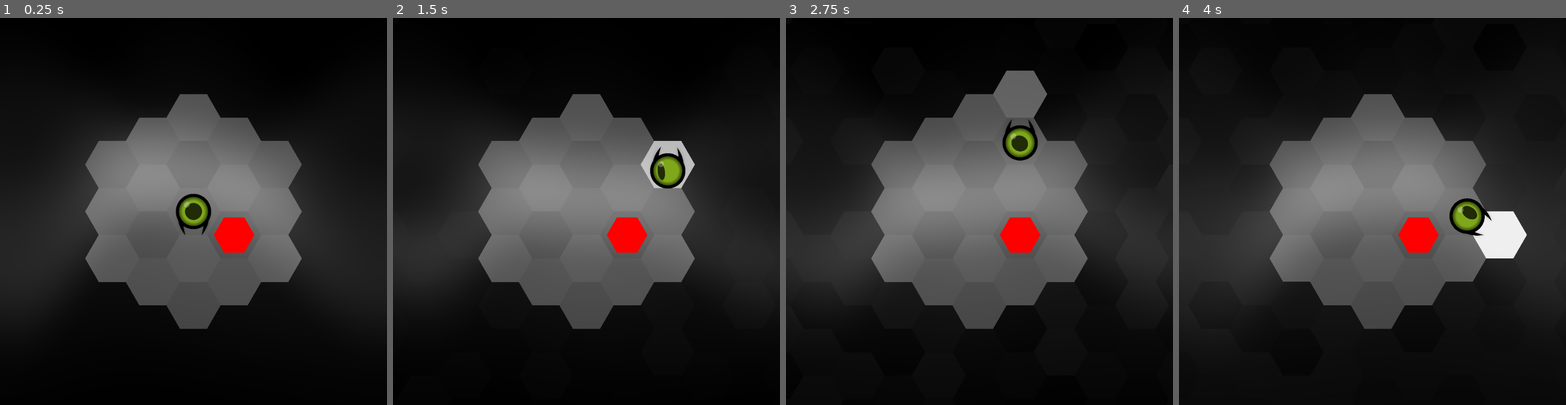
Above: before the commit, frames 1-4 (left to right).
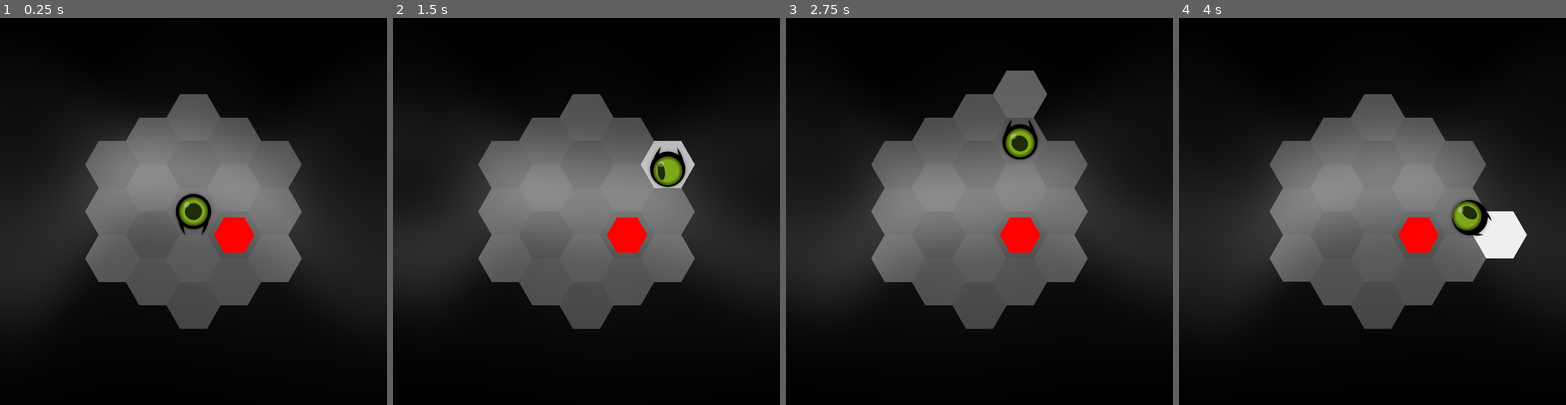
Above: after the commit, the same moments.

Repository: redpebble/sneksagon
Game: Godot game, scene res://scenes/map.tscn
Same seed, same stepped clock (60 frames per second), same inputs: the game is played once before the commit and once after it. Sound files missing from this copy of the repository are replaced by a short silence.
Inputs (mouse positions are in pixels of both pictures, inside the frame that each line leads up to):
- Up to frame 1 (0.25 s): no input
- Up to frame 2 (1.5 s): tap Enter at 0.5 s; move the mouse to (671, 192) at 0.52 s; press the mouse at (671, 192) at 0.53 s; hold D (down_right) 0.53-1.28 s; move the mouse to (509, 230) at 1.27 s; release the mouse at (509, 230) at 1.28 s; hold S (down) from 1.28 s (still down); click (509, 230) at 1.35 s
- Up to frame 3 (2.75 s): move the mouse to (1018, 126) at 2.02 s; release S (down) at 2.03 s; press the mouse at (1018, 126) at 2.03 s; hold D (down_right) from 2.03 s (still down)
- Up to frame 4 (4 s): move the mouse to (1353, 288) at 2.77 s; release D (down_right) at 2.78 s; release the mouse at (1353, 288) at 2.78 s; hold W (up) 2.78-3.53 s; click (1353, 288) at 2.85 s; move the mouse to (1488, 269) at 3.52 s; press the mouse at (1488, 269) at 3.53 s; hold A (down_left) from 3.53 s (still down)

The runs differ from the first frame. In frame 2, less than 0.1% of the frame differs, in the area x 66-76%, y 34-45%; in frame 3, less than 0.1%; in frame 4, 0.2%, in the area x 69-80%, y 46-57%.

Commit message:
Started modifier system

Diff:
--- /dev/null
+++ b/general/modifier.gd
@@ -0,0 +1,92 @@
+class_name Modifier
+extends Node2D
+
+# TRIGGER SPECIFICATIONS ------------------------------------------------------#
+
+enum LocalTriggers {
+	NONE,
+	THIS_MOVES,
+	THIS_DETACHES
+}
+const LOCAL_TRIGGER_SIGNALS = {
+	LocalTriggers.NONE : "",
+	LocalTriggers.THIS_MOVES : "moved",
+	LocalTriggers.THIS_DETACHES : "detach_started"
+}
+
+
+enum GlobalTriggers {
+	NONE,
+	ANY_DETACH
+}
+const GLOBAL_TRIGGER_SIGNALS = {
+	GlobalTriggers.NONE : "",
+	GlobalTriggers.ANY_DETACH : "snake_segment_detached"
+}
+
+
+# SETUP VARIABLES -------------------------------------------------------------#
+
+@export var mod_name : String = ""
+@export var effects : Array = []
+@export var local_trigger : LocalTriggers
+@export var global_trigger : GlobalTriggers
+@export_range(1, 3, 1, "or_greater") var proc_interval : int = 1
+@export var proc_limit : int = -1
+
+
+# INTERNAL VARIABLES ----------------------------------------------------------#
+
+var trigger_receipts : int = 0
+var proc_count : int = 0
+
+func _ready() -> void:
+	scale *= 0.6
+
+func proc_effect(global_state := false):
+	if can_proc():
+		if global_state:
+			# proc global effect
+			pass
+		else:
+			# proc local effect
+			pass
+		proc_count += 1
+		#print("proc " + mod_name + " | global: ", global_state)
+
+func _on_trigger_received(global_state : bool):
+	trigger_receipts += 1
+	if at_interval():
+		proc_effect(global_state)
+
+func link_to(new_parent : Node2D):
+	if new_parent is SnakeHex:
+		self.reparent(new_parent, false)
+		connect_global_trigger()
+		connect_local_trigger()
+
+
+# TRIGGER CONNECTION ----------------------------------------------------------#
+
+func connect_global_trigger():
+	var signal_name = GLOBAL_TRIGGER_SIGNALS[global_trigger]
+	if GameManager.has_signal(signal_name):
+		GameManager.connect(signal_name, _on_trigger_received.bind(true))
+
+func connect_local_trigger():
+	var signal_name = LOCAL_TRIGGER_SIGNALS[local_trigger]
+	if get_parent().has_signal(signal_name):
+		get_parent().connect(signal_name, _on_trigger_received.bind(false))
+
+
+# CHECKS ----------------------------------------------------------------------#
+
+func at_interval() -> bool:
+	return trigger_receipts % proc_interval == 0
+
+func can_proc() -> bool:
+	if proc_limit < 0:
+		return true
+	elif proc_count < proc_limit:
+		return true
+	return false
--- /dev/null
+++ b/general/shaders/flash.gdshader
@@ -0,0 +1,16 @@
+shader_type canvas_item;
+
+uniform float strength : hint_range(0.0, 1.0) = 0.0;
+varying vec4 modulate;
+
+void vertex() {
+	modulate = COLOR;
+}
+
+void fragment() {
+	vec4 previous_color = texture(TEXTURE, UV) * modulate;
+	vec4 flash_color = vec4(1.0, 1.0, 1.0, previous_color.a);
+	vec4 new_color = mix(previous_color, flash_color, strength);
+
+	COLOR = new_color;
+}
--- a/project.godot
+++ b/project.godot
@@ -21,6 +21,7 @@
 MapManager="*res://scenes/singleton/map_manager.gd"
 Highlighter="*res://scenes/singleton/highlighter.tscn"
 GameManager="*res://scenes/singleton/game_manager.tscn"
+ModifierManager="*res://scenes/singleton/modifier_manager.tscn"
 
 [display]
 
--- a/scenes/hex/apple_hex.gd
+++ b/scenes/hex/apple_hex.gd
@@ -5,6 +5,12 @@
 
 @onready var eat_sfx = $EatSFX
 var collected := false : set = set_collected
+
+
+func _init() -> void:
+	#super._ready()
+	if randf() > 0.5:
+		ModifierManager.add_new_modifier(self)
 
 func eat() -> void:
 	collected = true
--- a/scenes/hex/apple_hex.tscn
+++ b/scenes/hex/apple_hex.tscn
@@ -8,10 +8,16 @@
 [node name="AppleHex" instance=ExtResource("1_2jo77")]
 script = ExtResource("2_tyydu")
 
-[node name="EatSFX" type="AudioStreamPlayer2D" parent="." index="1"]
+[node name="EatSFX" type="AudioStreamPlayer2D" parent="." index="0"]
 stream = ExtResource("3_wwd5y")
 volume_db = 8.0
 bus = &"SFX"
 script = ExtResource("3_tt3sy")
 pitch_variance = 0.04
 metadata/_custom_type_script = "uid://yi24ab38vuqq"
+
+[node name="Polygon2D" parent="." index="1"]
+modulate = Color(1, 0, 0, 1)
+
+[node name="Circle" parent="." index="2"]
+modulate = Color(1, 0, 0, 1)
--- a/scenes/hex/hex.gd
+++ b/scenes/hex/hex.gd
@@ -5,9 +5,10 @@
 var scale_factor = 1.0
 
 var scale_tween : Tween = null
-var color_tween : Tween = null
+var flash_tween : Tween = null
 
 @onready var original_color := modulate
+@onready var flash_shader : ShaderMaterial = $Circle.material
 
 func _ready() -> void:
 	scale *= scale_factor
@@ -44,13 +45,13 @@
 	return scale_tween
 
 func pulse(amount : float, duration : float) -> Tween:
-	if color_tween:
-		color_tween.kill()
-	color_tween = create_tween().set_trans(Tween.TRANS_SINE).set_ease(Tween.EASE_IN_OUT)
-	color_tween.tween_property(self, "modulate", original_color.lightened(amount), duration * 0.5)
-	color_tween.tween_property(self, "modulate", original_color, duration * 0.5)
+	if flash_tween:
+		flash_tween.kill()
+	flash_tween = create_tween().set_trans(Tween.TRANS_SINE).set_ease(Tween.EASE_IN_OUT)
+	flash_tween.tween_method(_set_flash_strength, get_flash_strength(), amount, duration * 0.5)
+	flash_tween.tween_method(_set_flash_strength, amount, 0.0, duration * 0.5)
 
-	return color_tween
+	return flash_tween
 
 func loop(animation : Callable, duration_variation : float):
 	var original_animation = animation
@@ -63,9 +64,16 @@
 	loop(original_animation, duration_variation)
 
 func flash(amount : float, duration : float) -> Tween:
-	if color_tween:
-		color_tween.kill()
-	modulate = modulate.lightened(amount)
-	color_tween = create_tween().set_trans(Tween.TRANS_SINE).set_ease(Tween.EASE_OUT)
-	color_tween.tween_property(self, "modulate", original_color, duration)
-	return color_tween
+	if flash_tween:
+		flash_tween.kill()
+	flash_tween = create_tween().set_trans(Tween.TRANS_SINE).set_ease(Tween.EASE_OUT)
+	flash_tween.tween_method(_set_flash_strength, 1.0, 0.0, duration)
+	return flash_tween
+
+func _set_flash_strength(value : float) -> void:
+	flash_shader.set_shader_parameter("strength", value)
+func get_flash_strength() -> float:
+	if flash_shader:
+		return flash_shader.get_shader_parameter("strength")
+	else:
+		return 0.0
--- a/scenes/hex/hex.tscn
+++ b/scenes/hex/hex.tscn
@@ -1,8 +1,14 @@
-[gd_scene load_steps=4 format=3 uid="uid://b2k5i8r31na11"]
+[gd_scene load_steps=6 format=3 uid="uid://b2k5i8r31na11"]
 
 [ext_resource type="Script" uid="uid://bpawfpvq563jl" path="res://scenes/hex/hex.gd" id="1_b6u1t"]
+[ext_resource type="Shader" uid="uid://7aclcdsdp4p" path="res://general/shaders/flash.gdshader" id="2_mt2d2"]
 [ext_resource type="Texture2D" uid="uid://b15yv8sjscam0" path="res://assets/Textures/circle.png" id="2_wcvii"]
 [ext_resource type="Texture2D" uid="uid://ppg0l17q6cps" path="res://assets/Textures/snake_eye/outer_shadow.png" id="3_k6t16"]
+
+[sub_resource type="ShaderMaterial" id="ShaderMaterial_mt2d2"]
+resource_local_to_scene = true
+shader = ExtResource("2_mt2d2")
+shader_parameter/strength = 0.0
 
 [node name="Hex" type="Node2D"]
 script = ExtResource("1_b6u1t")
@@ -12,6 +18,7 @@
 
 [node name="Circle" type="Sprite2D" parent="."]
 visible = false
+material = SubResource("ShaderMaterial_mt2d2")
 scale = Vector2(0.00270996, 0.00270996)
 texture = ExtResource("2_wcvii")
 
--- a/scenes/hex/object_hex.gd
+++ b/scenes/hex/object_hex.gd
@@ -1,7 +1,8 @@
 class_name ObjectHex
 extends Hex
 
-signal moved(hex_node, from_pos, to_pos)
+signal changed_coords(hex_node, from_pos, to_pos)
+signal moved
 signal bump_finished
 
 @onready var last_coords := grid_coords
@@ -24,7 +25,8 @@
 	move_tween = create_tween().set_ease(Tween.EASE_OUT).set_trans(Tween.TRANS_SINE)
 	move_tween.tween_property(self, "global_position", MapManager.get_hex_world_position(to_coords), duration)
 
-	moved.emit(self, last_coords, to_coords)
+	moved.emit()
+	changed_coords.emit(self, last_coords, to_coords)
 	grid_coords = to_coords
 	return move_tween
 
--- a/scenes/hex/snake_hex.gd
+++ b/scenes/hex/snake_hex.gd
@@ -1,6 +1,7 @@
 class_name SnakeHex
 extends ObjectHex
 
+signal detach_started
 signal detach_finished
 
 var propagation_timer : SceneTreeTimer = null
@@ -12,7 +13,7 @@
 
 func _draw() -> void:
 	if next_segment:
-		draw_line(Vector2.ZERO, to_local(next_segment.global_position), modulate, 1)
+		draw_line(Vector2.ZERO, to_local(next_segment.global_position), Color.BLACK, 1)
 
 ## Calls the provided function first, then has the next segment do the same.
 func propagate(method : Callable, delay_interval := 0.0) -> void:
@@ -35,6 +36,7 @@
 		next_segment.propagate(method, delay_interval)
 
 func detach(duration := 0.2):
+	detach_started.emit()
 	if prev_segment:
 		prev_segment.next_segment = null
 	MapManager.erase_entity(self)
--- a/scenes/hex/snake_hex.tscn
+++ b/scenes/hex/snake_hex.tscn
@@ -5,3 +5,9 @@
 
 [node name="SnakeHex" instance=ExtResource("1_hqyrv")]
 script = ExtResource("2_hqyrv")
+
+[node name="Polygon2D" parent="." index="0"]
+modulate = Color(0, 0, 0, 1)
+
+[node name="Circle" parent="." index="1"]
+modulate = Color(0, 0, 0, 1)
--- a/scenes/map.gd
+++ b/scenes/map.gd
@@ -31,8 +31,8 @@
 			var shift_amount : int = floori(0.5 * i) * -1
 			var adjusted_j   : int = j + shift_amount
 			var d = wrapi(adjusted_j - wrapi(i, 0, 3), 0, 3) * grid_contrast
-			MapManager.create_hex(hex_scene.instantiate(), Vector2(i, adjusted_j), MapManager.Layers.TILES, hex_color.darkened(d))
-
+			var h = MapManager.create_hex(hex_scene.instantiate(), Vector2(i, adjusted_j), MapManager.Layers.TILES)
+			h.modulate = hex_color.darkened(d)
 
 func generate_grid(side_length : int):
 	var long_diagonal : int = (2 * side_length) - 1
@@ -57,7 +57,8 @@
 			var d = wrapi(j + wrapi(i + i_shift , 0, 3), 0, 3) * grid_contrast
 			# create hex with respect the grid's center
 			var hex_coords = grid_center_offset + Vector2(i + i_shift, -j)
-			MapManager.create_hex(hex_scene.instantiate(), hex_coords, MapManager.Layers.TILES, hex_color.darkened(d))
+			var h = MapManager.create_hex(hex_scene.instantiate(), hex_coords, MapManager.Layers.TILES)
+			h.modulate = hex_color.darkened(d)
 
 func populate_screen_remainder():
 	var grid := MapManager.valid_coords.keys()
@@ -76,4 +77,5 @@
 			if not grid.has(coords):
 				# brightness patterning
 				#var d = wrapi(coords.y - wrapi(i, 0, 3), 0, 3) * grid_contrast
-				MapManager.create_hex(hex_scene.instantiate(), coords, MapManager.Layers.BACKGROUND, Color(Color.BLACK, 0.25))
+				var h = MapManager.create_hex(hex_scene.instantiate(), coords, MapManager.Layers.BACKGROUND)
+				h.modulate = Color(Color.BLACK, 0.25)
--- /dev/null
+++ b/scenes/modifiers/test_modifier.tscn
@@ -0,0 +1,13 @@
+[gd_scene load_steps=3 format=3 uid="uid://cqu4bw4e7j243"]
+
+[ext_resource type="Script" uid="uid://bh6flaqthnxol" path="res://general/modifier.gd" id="1_c267k"]
+[ext_resource type="Texture2D" uid="uid://b15yv8sjscam0" path="res://assets/Textures/circle.png" id="2_3rpj7"]
+
+[node name="TestModifier" type="Node2D"]
+script = ExtResource("1_c267k")
+mod_name = "TestMod"
+local_trigger = 1
+
+[node name="placeholder" type="Sprite2D" parent="."]
+scale = Vector2(0.003, 0.003)
+texture = ExtResource("2_3rpj7")
--- a/scenes/singleton/MapManager.tscn
+++ /dev/null
@@ -1,6 +0,0 @@
-[gd_scene load_steps=2 format=3 uid="uid://cocnmugmr5pd0"]
-
-[ext_resource type="Script" uid="uid://m1k3teg1f01l" path="res://scenes/singleton/map_manager.gd" id="1_j4mo1"]
-
-[node name="MapManager" type="Node"]
-script = ExtResource("1_j4mo1")
--- a/scenes/singleton/game_manager.gd
+++ b/scenes/singleton/game_manager.gd
@@ -1,4 +1,6 @@
 extends Node
+
+signal snake_segment_detached
 
 @export var snake_scene : PackedScene
 
@@ -22,6 +24,8 @@
 		snake.collided.connect(_on_snake_collided)
 	await get_tree().process_frame
 	snake.make_head(init_coords)
+	# Signal Connection
+	snake.segment_detached.connect(snake_segment_detached.emit)
 
 func _on_snake_died():
 	reset_level()
--- a/scenes/singleton/map_manager.gd
+++ b/scenes/singleton/map_manager.gd
@@ -64,11 +64,10 @@
 		directions.down_right: return coords + Vector2(1, 0)
 		_: return coords
 
-func create_hex(hex_instance : Hex, coords : Vector2, layer : int, color := Color.BLACK) -> Node2D:
+func create_hex(hex_instance : Hex, coords : Vector2, layer : int) -> Node2D:
 	hex_instance.grid_coords = coords
 	hex_instance.scale *= hex_scale
 	hex_instance.position = get_hex_world_position(coords)
-	hex_instance.modulate = color
 
 	match layer:
 		Layers.BACKGROUND:
@@ -89,8 +88,8 @@
 			#delete the entity
 			i.queue_free()
 
-# update entity data when moved
-func _on_hex_moved(hex : Hex, from_coords : Vector2, to_coords : Vector2):
+# update entity data when coordinates change
+func _on_hex_changed_coords(hex : Hex, from_coords : Vector2, to_coords : Vector2):
 	erase_entity(hex, from_coords)
 	record_entity(hex, to_coords)
 
@@ -105,7 +104,7 @@
 	if entities.get(coords) != null:
 		#erase entity
 		if entities[coords].has(hex):
-			hex.moved.disconnect(_on_hex_moved)
+			hex.changed_coords.disconnect(_on_hex_changed_coords)
 			hex.tree_exiting.disconnect(_on_hex_tree_exiting.bind(hex))
 			entities[coords].erase(hex)
 		else:
@@ -118,7 +117,7 @@
 
 # record entity at specified coordinates
 func record_entity(hex : Hex, coords : Vector2):
-	hex.moved.connect(_on_hex_moved)
+	hex.changed_coords.connect(_on_hex_changed_coords)
 	hex.tree_exiting.connect(_on_hex_tree_exiting.bind(hex))
 	if entities.get(coords):
 		entities[coords].append(hex)
@@ -144,14 +143,14 @@
 	if empty_cell != null:
 		var apple_inst : AppleHex = apple_scene.instantiate()
 		apple_inst.just_collected.connect(_on_apple_just_collected)
-		create_hex(apple_inst, empty_cell, MapManager.Layers.ENTITIES, Color.RED)
+		create_hex(apple_inst, empty_cell, MapManager.Layers.ENTITIES)
 	else:
 		push_warning("No empty cells. Apple not spawned.")
 
 func spawn_block(at_coords : Vector2) -> void:
 	if not is_empty_cell(at_coords):
 		return
-	create_hex(block_scene.instantiate(), at_coords, MapManager.Layers.ENTITIES, Color.BLUE)
+	create_hex(block_scene.instantiate(), at_coords, MapManager.Layers.ENTITIES)
 
 func _on_apple_just_collected() -> void:
 	spawn_apple()
--- /dev/null
+++ b/scenes/singleton/map_manager.tscn
@@ -0,0 +1,6 @@
+[gd_scene load_steps=2 format=3 uid="uid://cocnmugmr5pd0"]
+
+[ext_resource type="Script" uid="uid://m1k3teg1f01l" path="res://scenes/singleton/map_manager.gd" id="1_uxe4o"]
+
+[node name="MapManager" type="Node"]
+script = ExtResource("1_uxe4o")
--- /dev/null
+++ b/scenes/singleton/modifier_manager.gd
@@ -0,0 +1,42 @@
+extends Node
+
+var modifier_folder = "res://scenes/modifiers/"
+var modifiers : Array[PackedScene] = []
+
+
+func _init() -> void:
+	populate_modifiers()
+
+func populate_modifiers():
+	var dir = DirAccess.open(modifier_folder)
+	for i in dir.get_files():
+		var mod = load(modifier_folder + i)
+		modifiers.append(mod)
+
+func create_modifier() -> Modifier:
+	var rand_index = randi() % modifiers.size()
+	var mod_inst = modifiers[rand_index].instantiate()
+	return mod_inst
+
+func add_new_modifier(destination : Node2D) -> void:
+	var m = create_modifier()
+	destination.call_deferred("add_child", m)
+
+func add_exisiting_modifier(destination : Node2D, m : Modifier) -> void:
+	if !m.is_inside_tree():
+		push_warning("could not add modifier. " + m.name + " is not inside tree.")
+		return
+	m.link_to(destination)
+
+func transfer_modifier(source : Node2D, destination : Node2D) -> void:
+	var m = get_modifier_at(source)
+	if m:
+		add_exisiting_modifier(m, destination)
+
+func get_modifier_at(source : Node2D) -> Modifier:
+	var m : Modifier = null
+	for i in source.get_children():
+		if i is Modifier:
+			m = i
+			break
+	return m
--- /dev/null
+++ b/scenes/singleton/modifier_manager.tscn
@@ -0,0 +1,6 @@
+[gd_scene load_steps=2 format=3 uid="uid://dath2t5pkejde"]
+
+[ext_resource type="Script" uid="uid://dy1uymmwklpag" path="res://scenes/singleton/modifier_manager.gd" id="1_i3xpy"]
+
+[node name="ModifierManager" type="Node"]
+script = ExtResource("1_i3xpy")
--- a/scenes/snake.gd
+++ b/scenes/snake.gd
@@ -3,6 +3,7 @@
 
 signal collided
 signal died
+signal segment_detached
 
 @export var color := Color.BLACK
 @export var base_move_interval : float = 0.2 # seconds
@@ -180,10 +181,12 @@
 				detach_at(e)
 
 			if is_collectable:
-				head.propagate(head.swell.bind(1.15, 0.3), 0.15)
+				var m = ModifierManager.get_modifier_at(e)
+
+				#head.propagate(head.swell.bind(1.15, 0.3), 0.15)
 				e.eat()
 				fangs.close()
-				extend()
+				extend(m)
 
 			if is_obstacle:
 				bump = true
@@ -214,19 +217,24 @@
 
 ## Creates the base segment of a snake at the given coordinates.
 func make_head(hex_coords : Vector2) -> void:
-	head = MapManager.create_hex(snake_hex_scene.instantiate(), hex_coords, MapManager.Layers.ENTITIES, color.lightened(0.15))
-	head.set_shape_state(0)
+	head = MapManager.create_hex(snake_hex_scene.instantiate(), hex_coords, MapManager.Layers.ENTITIES)
+	head.set_shape_state(2)
 	if automatic_movement:
 		move_timer.start(move_interval)
 
 ## Creates a new segment at the tail's grid coordinates.
-func extend() -> void:
+func extend(modifier : Modifier = null) -> void:
 	var tail := get_tail()
 	if tail:
-		var new_hex : SnakeHex = MapManager.create_hex(snake_hex_scene.instantiate(), tail.grid_coords, MapManager.Layers.ENTITIES, color)
+		var new_hex : SnakeHex = MapManager.create_hex(snake_hex_scene.instantiate(), tail.grid_coords, MapManager.Layers.ENTITIES)
 		new_hex.set_shape_state(2)
 		tail.next_segment = new_hex
 		new_hex.prev_segment = tail
+		# Connect signals
+		new_hex.detach_started.connect(_on_segment_detached)
+		# Transfer modifier to segment
+		if modifier:
+			ModifierManager.add_exisiting_modifier(new_hex, modifier)
 
 ## Detaches the given segment and all that follow it.
 func detach_at(segment : SnakeHex):
@@ -248,3 +256,8 @@
 		length += 1
 		current_hex = current_hex.next_segment
 	return length
+
+# SIGNALS ---------------------------------------------------------------------#
+
+func _on_segment_detached():
+	segment_detached.emit()
--- a/scenes/snake.tscn
+++ b/scenes/snake.tscn
@@ -52,6 +52,7 @@
 script = ExtResource("6_oj63r")
 
 [node name="HeadShape" type="Sprite2D" parent="HeadCosmetics/Eye"]
+visible = false
 modulate = Color(0, 0, 0, 1)
 scale = Vector2(0.95, 0.95)
 texture = ExtResource("9_fwnpn")
Not shown, added: general/modifier.gd.uid
Not shown, added: general/shaders/flash.gdshader.uid
Not shown, added: scenes/singleton/modifier_manager.gd.uid
